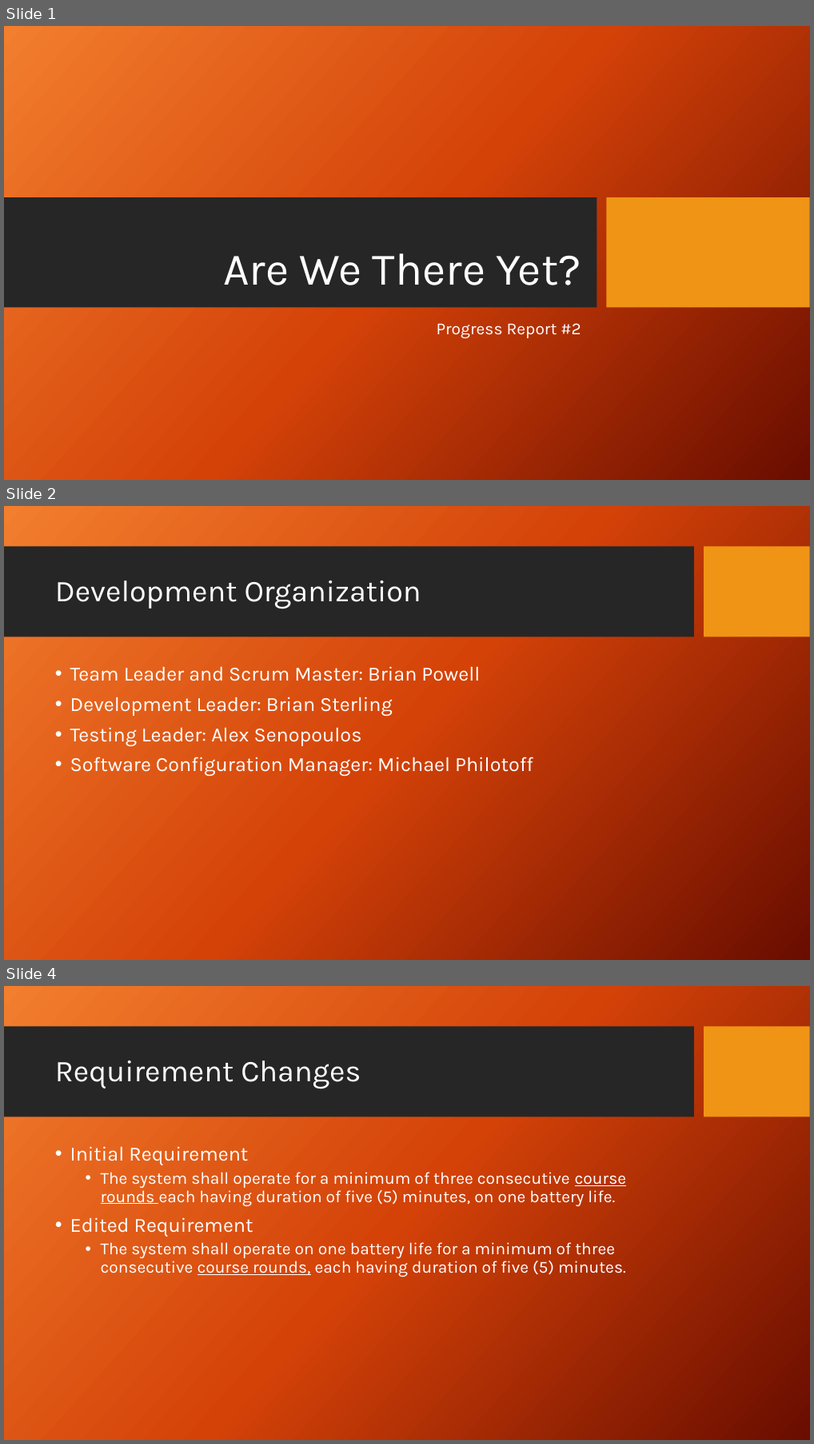
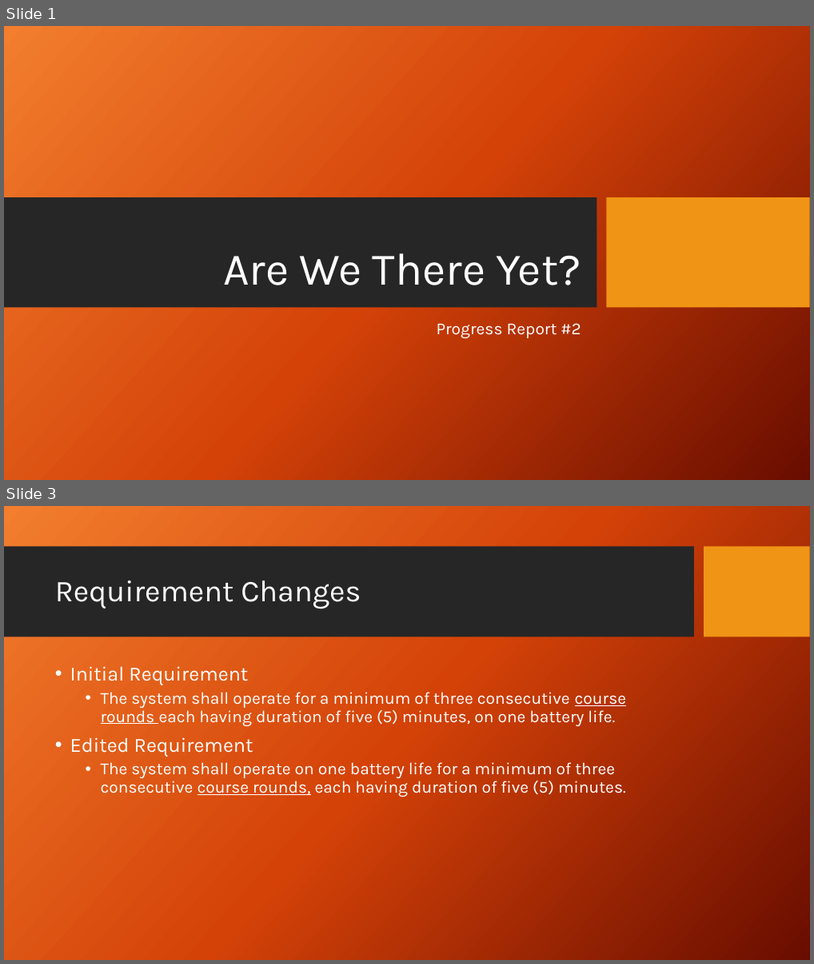
Before and after one commit to powellb1/CapStone, a slide deck: Documentation/Class Presentations/Are We There Yet Progress Report 2.pptx. Shown one above the other, each under a label of ours: slides 1, 2 and 4 before the commit, slides 1 and 3 after it; the slides between them are not shown. The pictures are 814x1444 and 814x964 pixels, drawn with LibreOffice and Linux fonts; fonts in the diff are those of the drawing; background and template pictures are left out. Boxes give left, top, right and bottom in pixels: in the first picture for what was removed or moved away, otherwise in the second. Text is boxed around its words. In the diff, an @@ line names an element or a change of style, - is before the commit and + after.

```diff
--- a/Documentation/Class Presentations/Are We There Yet Progress Report 2.pptx
+++ b/Documentation/Class Presentations/Are We There Yet Progress Report 2.pptx
@@ slide 2 removed at <box>4,506,810,960</box>, background picture (left out); not listed: 2 template elements that a slide beside it also shows @@
@@ title removed at <box>55,580,422,608</box> @@
-Development Organization
@@ text removed at <box>70,666,534,776</box> @@
-• Team Leader and Scrum Master: Brian Powell
-• Development Leader: Brian Sterling
-• Testing Leader: Alex Senopoulos
-• Software Configuration Manager: Michael Philotoff
@@ what was slide 4 is now slide 3 @@
```
Also in this commit, not shown: 1 slide changed, 1 slide added.
